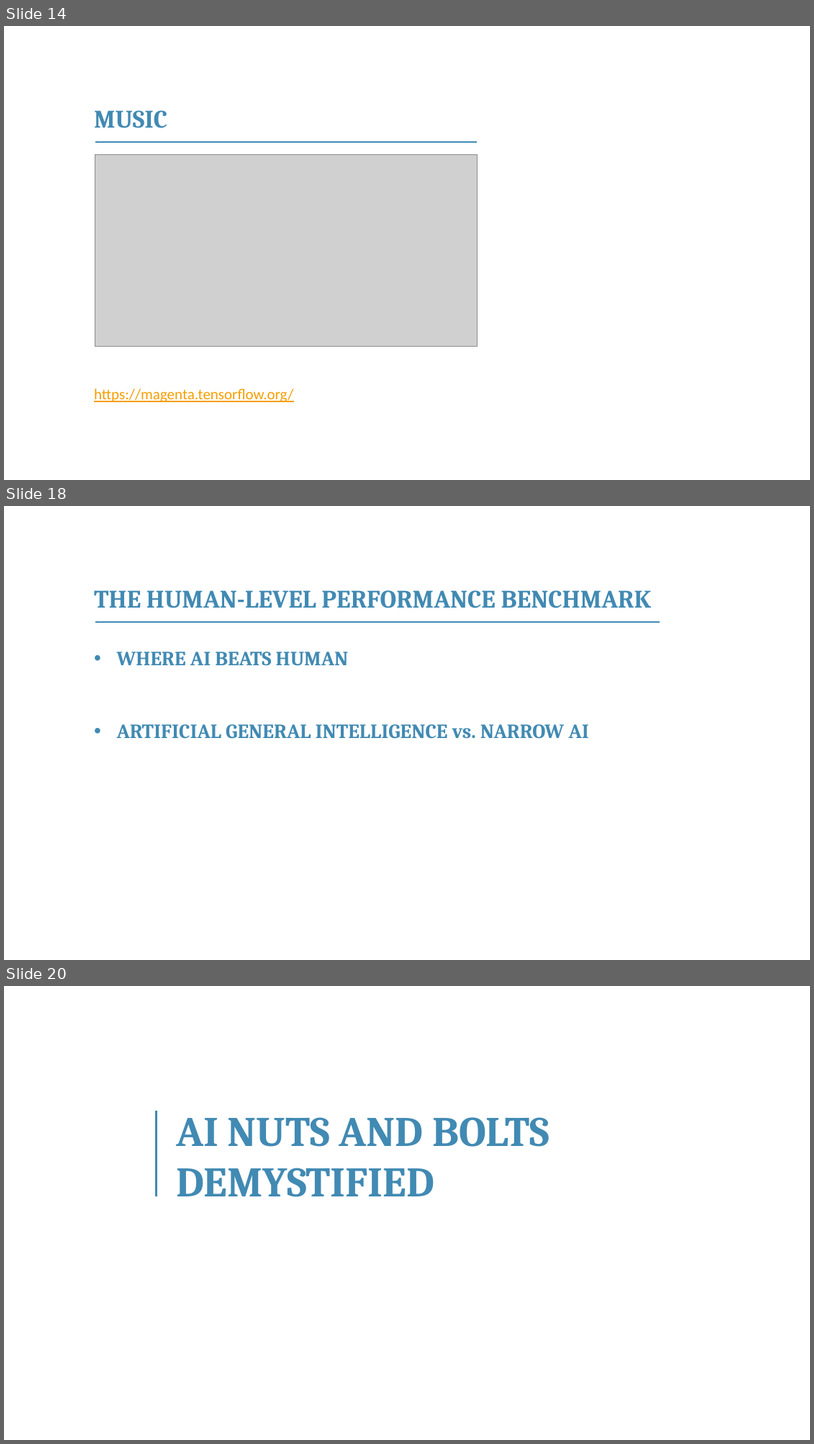
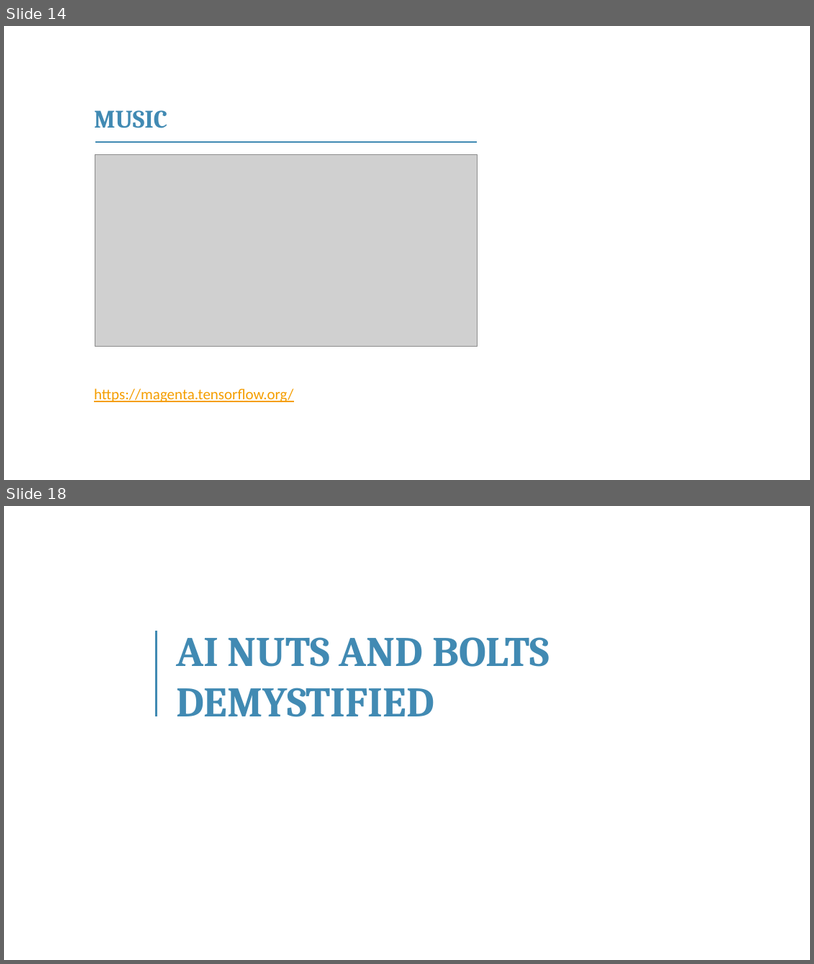
Before and after one commit to franckalbinet/itu-eaco-zanzibar-12-2018, a slide deck: presentations/session-5-application-of-ai.pptx. Shown one above the other, each under a label of ours: slides 14, 18 and 20 before the commit, slides 14 and 18 after it; the slides between them are not shown. The pictures are 814x1444 and 814x964 pixels, drawn with LibreOffice and Linux fonts; fonts in the diff are those of the drawing; grey boxes stand for pictures; background and template pictures are left out. Boxes give left, top, right and bottom in pixels: in the first picture for what was removed or moved away, otherwise in the second. Text is boxed around its words. In the diff, an @@ line names an element or a change of style, - is before the commit and + after.

```diff
--- a/presentations/session-5-application-of-ai.pptx
+++ b/presentations/session-5-application-of-ai.pptx
@@ slide 18 removed at (4, 506, 810, 960), background #FFFFFF @@
@@ text removed at (94, 590, 652, 608) @@
-THE HUMAN-LEVEL PERFORMANCE BENCHMARK
@@ line removed from (95, 622) to (660, 622) @@
@@ text removed at (117, 651, 589, 739) @@
-• WHERE AI BEATS HUMAN
-• ARTIFICIAL GENERAL INTELLIGENCE vs. NARROW AI
@@ what was slide 20 is now slide 18 @@
```
Also in this commit, not shown: 3 slides changed, 3 slides added, 3 other slides removed, 1 other file.
